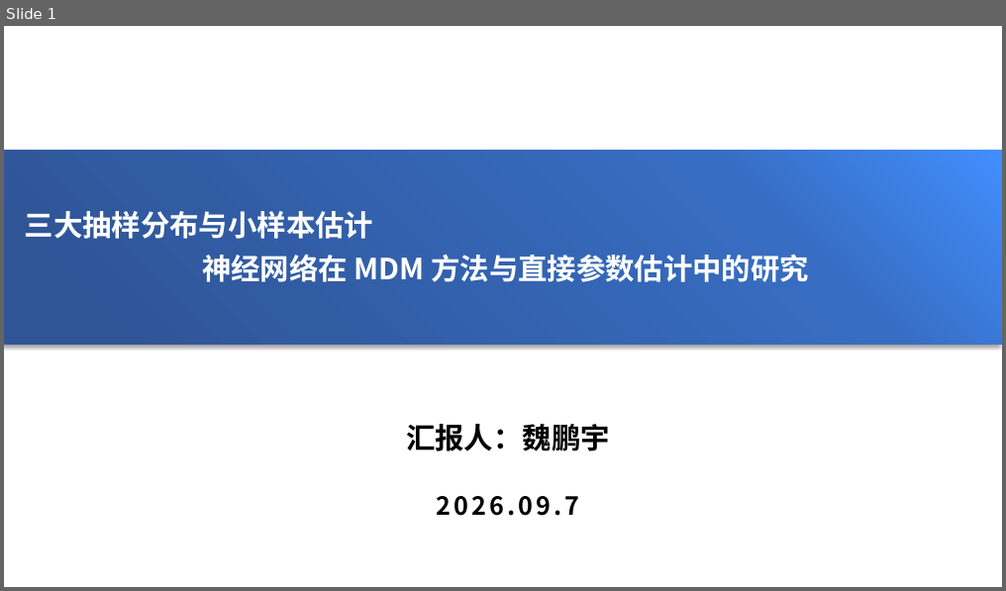
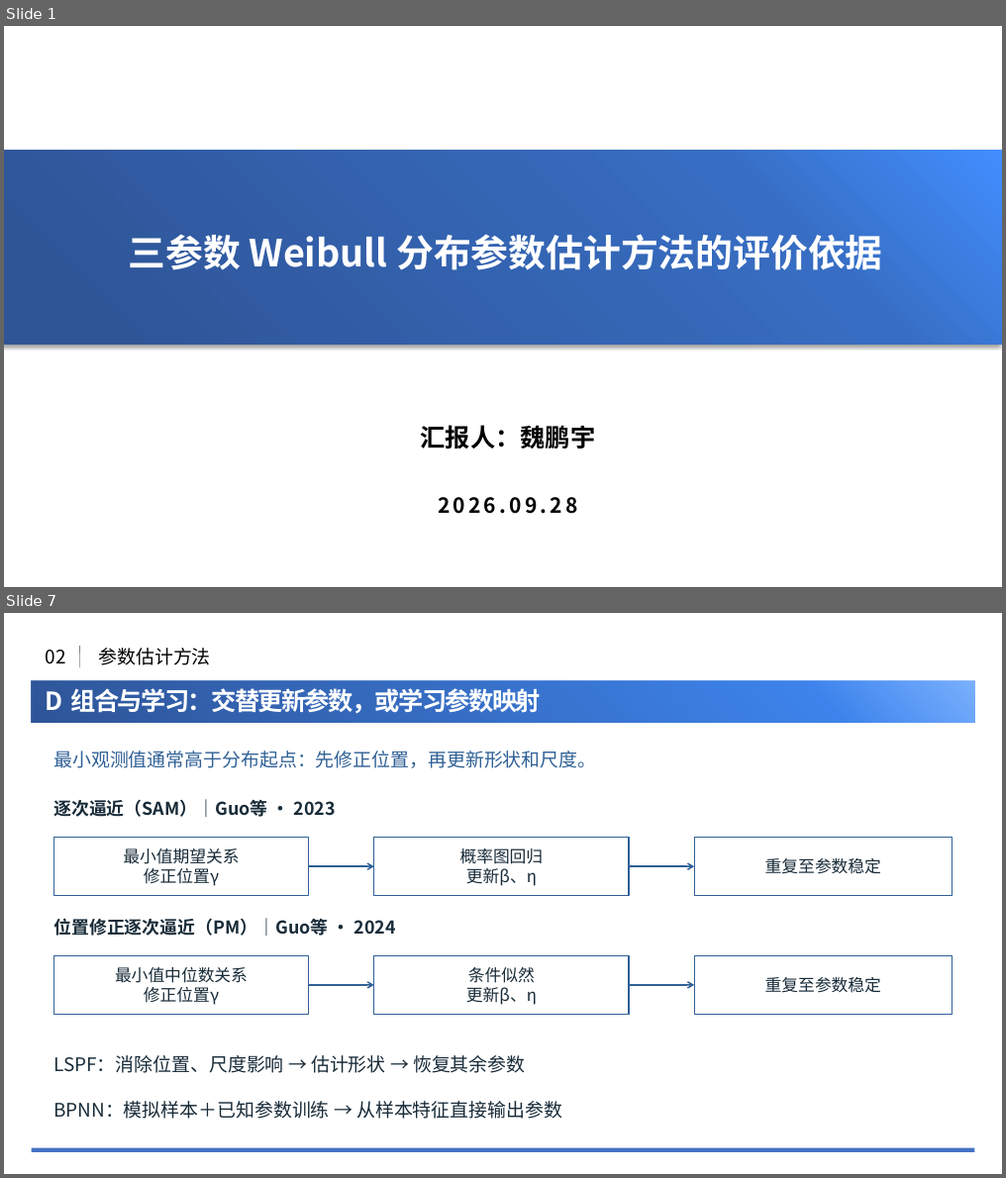
Before and after one commit to NEUwpy/weibull.work, a slide deck: Research/09-Weibull参数估计方法谱系与比较基线/260928组会.pptx. Shown one above the other, each under a label of ours: slide 1 before the commit, slides 1 and 7 after it; the slides between them are not shown. The pictures are 1006x591 and 1006x1178 pixels, drawn with LibreOffice and Linux fonts; fonts in the diff are those of the drawing; background and template pictures are left out. Boxes give left, top, right and bottom in pixels: in the first picture for what was removed or moved away, otherwise in the second. Text is boxed around its words. In the diff, an @@ line names an element or a change of style, - is before the commit and + after.

```diff
--- a/Research/09-Weibull参数估计方法谱系与比较基线/260928组会.pptx
+++ b/Research/09-Weibull参数估计方法谱系与比较基线/260928组会.pptx
@@ slide 7 added at (4,613,1002,1174), background #FFFFFF @@
@@ text added at (46,650,66,664), 18 pt, text #000000 @@
+02
@@ line added from (79, 667) to (79, 646), #808080 0.5 pt @@
@@ text added at (98,648,210,665), 18 pt, text #000000 @@
+参数估计方法
@@ rectangle added at (32,681,975,722), fill gradient #418EFE to #3E84EC to #2F5597 @@
@@ text added at (45,688,541,713), 24 pt, text #FFFFFF, bold @@
+D 组合与学习：交替更新参数，或学习参数映射
@@ line added from (32, 728) to (975, 728), #3E6DC2 2 pt @@
@@ text added at (54,751,596,768), 18 pt, text #2F6096 @@
+最小观测值通常高于分布起点：先修正位置，再更新形状和尺度。
@@ text added at (54,799,336,817), 17 pt, text #182B38, bold @@
+逐次逼近（SAM）｜Guo等 · 2023
@@ rectangle added at (54,838,309,896), fill #FFFFFF, outline #2F6096 1.1 pt, 16 pt, text #182B38 @@
+最小值期望关系
+修正位置γ
@@ rectangle added at (374,838,629,896), fill #FFFFFF, outline #2F6096 1.1 pt, 16 pt, text #182B38 @@
+概率图回归
+更新β、η
@@ rectangle added at (694,838,951,896), fill #FFFFFF, outline #2F6096 1.1 pt, 16 pt, text #182B38 @@
+重复至参数稳定
@@ arrow added from (309, 866) to (374, 866), #2F6096 1.4 pt @@
@@ arrow added from (629, 866) to (694, 866), #2F6096 1.4 pt @@
@@ text added at (54,918,396,936), 17 pt, text #182B38, bold @@
+位置修正逐次逼近（PM）｜Guo等 · 2024
@@ rectangle added at (54,956,309,1014), fill #FFFFFF, outline #2F6096 1.1 pt, 16 pt, text #182B38 @@
+最小值中位数关系
+修正位置γ
@@ rectangle added at (374,956,629,1014), fill #FFFFFF, outline #2F6096 1.1 pt, 16 pt, text #182B38 @@
+条件似然
+更新β、η
@@ rectangle added at (694,956,951,1014), fill #FFFFFF, outline #2F6096 1.1 pt, 16 pt, text #182B38 @@
+重复至参数稳定
@@ arrow added from (309, 985) to (374, 985), #2F6096 1.4 pt @@
@@ arrow added from (629, 985) to (694, 985), #2F6096 1.4 pt @@
@@ text added at (54,1056,525,1073), 18 pt, text #182B38 @@
+LSPF：消除位置、尺度影响 → 估计形状 → 恢复其余参数
@@ text added at (54,1101,562,1119), 18 pt, text #182B38 @@
+BPNN：模拟样本＋已知参数训练 → 从样本特征直接输出参数
@@ line added from (32, 1151) to (975, 1151), #4472C4 4 pt @@
@@ slide 1 changed as well @@
@@ text at (129,234,882,271): text changed; size 28 to 36 pt @@
-三大抽样分布与小样本估计
-神经网络在 MDM 方法与直接参数估计中的研究
+三参数 Weibull 分布参数估计方法的评价依据
@@ text "汇报人：魏鹏宇" at (421,425,595,450): size 28 to 24 pt @@
@@ text at (438,497,577,514): text changed; size 24 to 20 pt @@
-2026.09.7
+2026.09.28
```
Also in this commit, not shown: 1 other slide changed, 19 other slides added, 30 slides removed, 42 other files.
